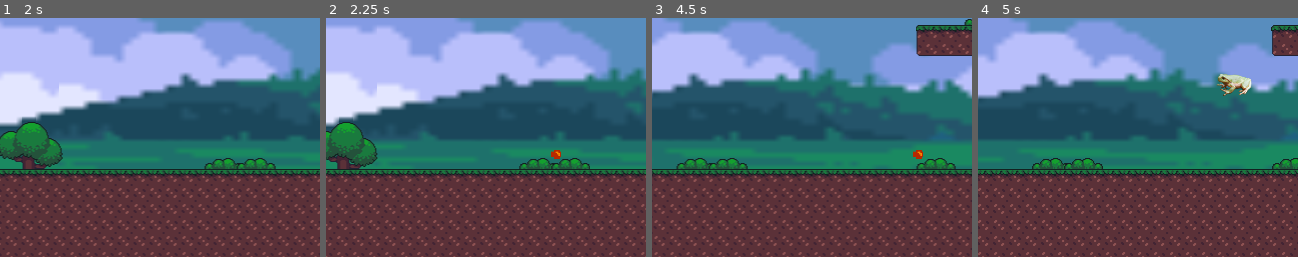
Above: before the commit, frames 1-4 (left to right).
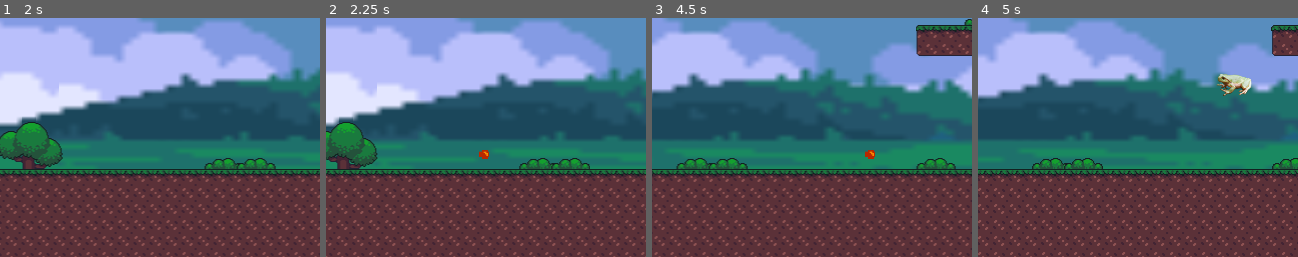
Above: after the commit, the same moments.

Repository: fheysel/frogGoesToSpace
Game: Godot game, scene res://Level0.tscn
The game is run twice, just before and just after one commit, with the same random seed, the same clock (stepped at 60 frames per second) and the same inputs.
Inputs:
- Up to frame 1 (2 s): tap Enter at 0.5 s; hold Down (look_down) 0.53-1.28 s; hold Right (walk_right) from 0.53 s (still down); tap Z (jump) at 0.77, 1.52 s; tap Up (look_up) at 1.35 s
- Up to frame 2 (2.25 s): release Right (walk_right) at 2.03 s; hold Left (walk_left) from 2.03 s (still down); hold X (tongue) from 2.03 s (still down)
- Up to frame 3 (4.5 s): release Left (walk_left) at 2.78 s; release X (tongue) at 2.78 s; hold Right (walk_right) 2.78-4.28 s; tap Down (look_down) at 2.85 s; tap Z (jump) at 3.02, 3.77 s; hold Up (look_up) 3.53-4.28 s; hold Left (walk_left) from 4.28 s (still down); tap X (tongue) at 4.35 s
- Up to frame 4 (5 s): keep holding Left (walk_left); tap Z (jump) at 4.52 s
The pictures show only the part of the screen within x 0-50%, y 50-100%; the shares and areas given below are measured in that part.

Frame 1 is identical in both runs. In frame 2, 0.2% of the frame differs, in the area x 47-74%, y 55-59%; in frame 3, 0.2%; in frame 4, nothing differs.

Commit message:
Fix tongue shoot_speed

Diff:
--- a/godotproject/Level0.tscn
+++ b/godotproject/Level0.tscn
@@ -8,13 +8,10 @@
 [ext_resource path="res://Tiles/Level0/background/1.png" type="Texture" id=6]
 [ext_resource path="res://Tiles/Level0/background/2.png" type="Texture" id=7]
 [ext_resource path="res://Tiles/Level0/background/4.png" type="Texture" id=8]
-[ext_resource path="res://Star.gd" type="Script" id=9]
-[ext_resource path="res://Tiles/Objects/coin.png" type="Texture" id=10]
+[ext_resource path="res://Star.tscn" type="PackedScene" id=9]
 
 [sub_resource type="RectangleShape2D" id=1]
 extents = Vector2( 4110.89, 100 )
-
-[sub_resource type="CircleShape2D" id=2]
 
 [node name="Node2D" type="Node2D"]
 
@@ -106,23 +103,5 @@
 texture = ExtResource( 8 )
 centered = false
 
-[node name="Star" type="Area2D" parent="."]
-position = Vector2( 3160, 554.051 )
-collision_layer = 32
-collision_mask = 2
-script = ExtResource( 9 )
-
-[node name="CollisionShape2D" type="CollisionShape2D" parent="Star"]
-scale = Vector2( 2, 2 )
-shape = SubResource( 2 )
-__meta__ = {
-"_edit_lock_": true
-}
-
-[node name="Sprite" type="Sprite" parent="Star"]
-texture = ExtResource( 10 )
-__meta__ = {
-"_edit_lock_": true
-}
+[node name="Star" parent="." instance=ExtResource( 9 )]
 [connection signal="body_entered" from="DeathPlane" to="DeathPlane" method="_on_DeathPlane_body_entered"]
-[connection signal="body_entered" from="Star" to="Star" method="_on_Star_body_entered"]
--- a/godotproject/Player.tscn
+++ b/godotproject/Player.tscn
@@ -22,7 +22,6 @@
 shape = SubResource( 1 )
 
 [node name="PlayerTongue" parent="." instance=ExtResource( 3 )]
-shoot_speed = 900.0
 [connection signal="tongue_start" from="." to="PlayerTongue" method="_on_Player_tongue_start"]
 [connection signal="tongue_stop" from="." to="PlayerTongue" method="_on_Player_tongue_stop"]
 [connection signal="tongue_swing" from="PlayerTongue" to="." method="_on_PlayerTongue_tongue_swing"]
--- a/godotproject/PlayerTongue.gd
+++ b/godotproject/PlayerTongue.gd
@@ -2,7 +2,7 @@
 
 signal tongue_swing
 
-export (float) var shoot_speed = 100000
+export (float) var shoot_speed = 1500
 export (float) var max_shoot_dist = 400
 export (float) var max_swing_dist = 100
 
--- /dev/null
+++ b/godotproject/Star.tscn
@@ -0,0 +1,26 @@
+[gd_scene load_steps=4 format=2]
+
+[ext_resource path="res://Star.gd" type="Script" id=1]
+[ext_resource path="res://Tiles/Objects/coin.png" type="Texture" id=2]
+
+[sub_resource type="CircleShape2D" id=1]
+
+[node name="Star" type="Area2D"]
+position = Vector2( 3160, 554.051 )
+collision_layer = 32
+collision_mask = 2
+script = ExtResource( 1 )
+
+[node name="CollisionShape2D" type="CollisionShape2D" parent="."]
+scale = Vector2( 2, 2 )
+shape = SubResource( 1 )
+__meta__ = {
+"_edit_lock_": true
+}
+
+[node name="Sprite" type="Sprite" parent="."]
+texture = ExtResource( 2 )
+__meta__ = {
+"_edit_lock_": true
+}
+[connection signal="body_entered" from="." to="." method="_on_Star_body_entered"]
Not shown: 1 places in godotproject/Level0.tscn that only renumber resources
